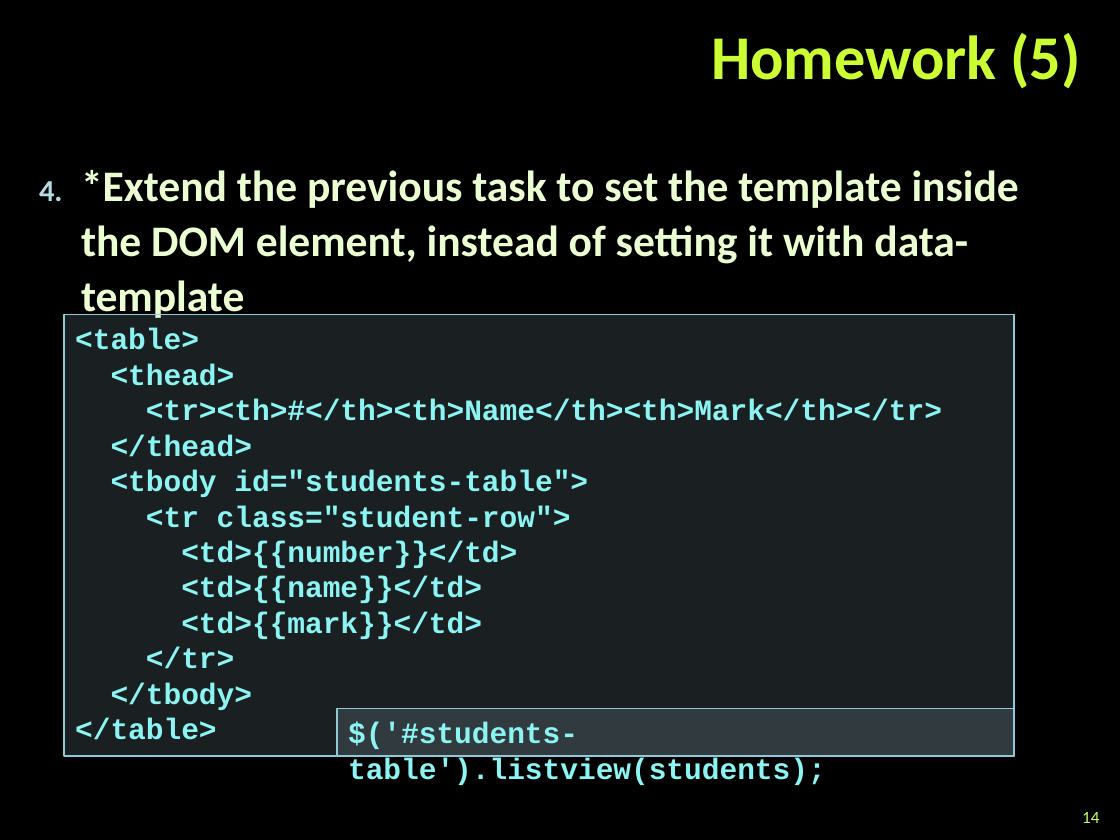
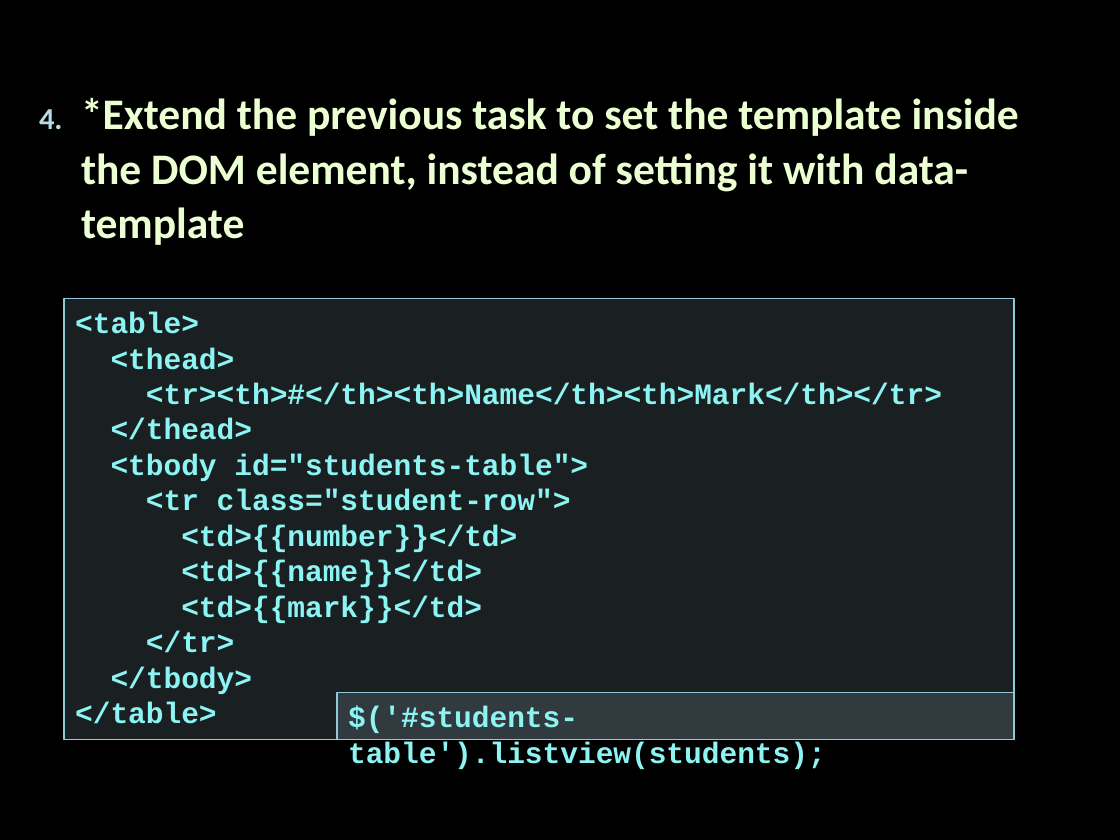
Before and after one commit to Termininja/TelerikAcademy, a slide deck: slide 5 of JavaScript/JS UI & DOM/11. HTML Templates/HTML Templates.pptx (slide 14 before the commit). Drawn at 1120x840 pixels with LibreOffice and Linux fonts; fonts in the diff are those of the drawing; background and template pictures are left out. Boxes give left, top, right and bottom in pixels: in the first picture for what was removed or moved away, otherwise in the second. Text is boxed around its words. In the diff, an @@ line names an element or a change of style, - is before the commit and + after.

```diff
--- a/JavaScript/JS UI & DOM/11. HTML Templates/HTML Templates.pptx
+++ b/JavaScript/JS UI & DOM/11. HTML Templates/HTML Templates.pptx
@@ title removed at (711, 33, 1081, 89) @@
-Homework (5)
@@ text "*Extend the previous task to ..." rewrapped from (81, 170, 1019, 264) to (81, 98, 1019, 245) @@
@@ rectangle "<table>": place and size @@
-rectangle "<table>" at (64, 315, 1014, 756)
+rectangle "<table>" at (64, 299, 1014, 740)
@@ rectangle "$('#students-table').listview(students);": place and size @@
-rectangle "$('#students-table').listview(students);" at (337, 709, 1014, 756)
+rectangle "$('#students-table').listview(students);" at (337, 692, 1014, 739)
@@ page number removed at (1082, 812, 1099, 823) @@
-14
```
Also in this commit, not shown: 4 other slides changed, 9 slides removed, 11 other files.
